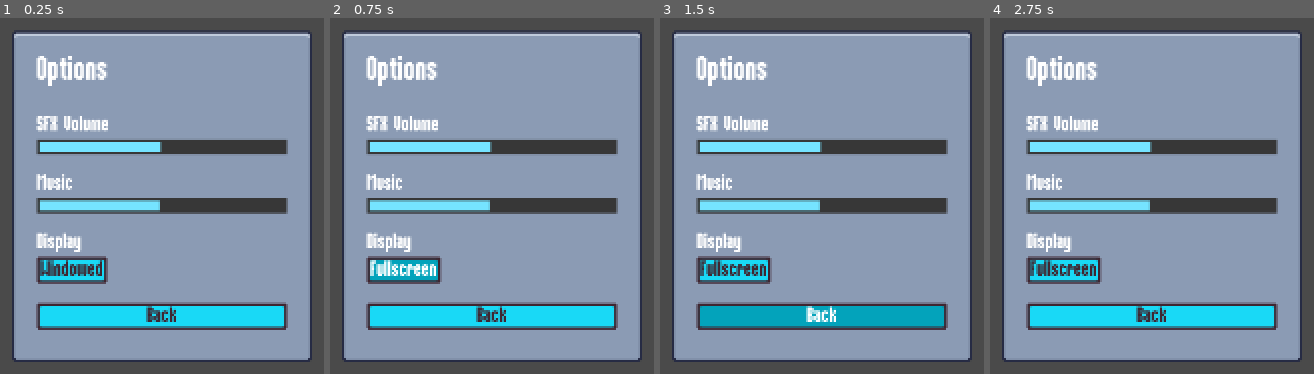
Above: before the commit, frames 1-4 (left to right).
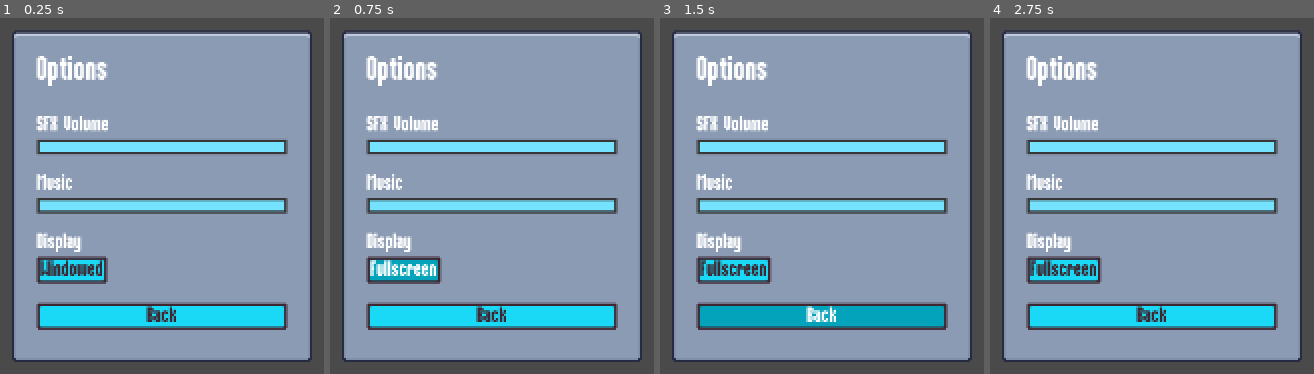
Above: after the commit, the same moments.

Repository: Dutchgoose/Godot-Project-Template
Game: Godot game, scene res://scenes/ui/options_menu.tscn
The game is run twice, just before and just after one commit, with the same random seed, the same clock (stepped at 60 frames per second) and the same inputs. This scene is started directly instead of the project's main scene.
Inputs (mouse positions are in pixels of both pictures, inside the frame that each line leads up to):
- Up to frame 1 (0.25 s): no input
- Up to frame 2 (0.75 s): click "Windowed" at 0.5 s
- Up to frame 3 (1.5 s): click "Back" at 1.25 s
- Up to frame 4 (2.75 s): move the mouse to (outside the picture) at 2.02 s

The runs differ from the first frame. In frame 1, 2.4% of the frame differs, in the area x 49-88%, y 34-55%; in frame 2, 2.4%; in frame 3, 2.4%; in frame 4, 2.4%.

Commit message:
Create a Settings file that persists across user session
Adding a config file that persists user settings configured in the options menu across game sessions

Diff:
--- a/project.godot
+++ b/project.godot
@@ -18,6 +18,7 @@
 [autoload]
 
 MusicPlayer="*res://scenes/autoload/music_player.tscn"
+GameSettings="*res://scripts/game_settings.gd"
 
 [display]
 
--- /dev/null
+++ b/resources/settings/settings.gd
@@ -0,0 +1,18 @@
+extends Resource
+class_name Settings
+
+@export var sfx_volume: float = 1.0
+@export var music_volume: float = 1.0
+@export var window_mode: DisplayServer.WindowMode = DisplayServer.WINDOW_MODE_WINDOWED
+
+
+func set_window_mode(mode: DisplayServer.WindowMode):
+	window_mode = mode
+
+
+func set_bus_volume_percent(bus_name: String, percent: float):
+	match bus_name:
+		"Music":
+			music_volume = percent
+		"SFX":
+			sfx_volume = percent
--- /dev/null
+++ b/resources/settings/settings.tres
@@ -0,0 +1,9 @@
+[gd_resource type="Resource" script_class="Settings" load_steps=2 format=3 uid="uid://c1ldof8qqci2g"]
+
+[ext_resource type="Script" path="res://resources/settings/settings.gd" id="1_mloi4"]
+
+[resource]
+script = ExtResource("1_mloi4")
+sfx_volume = 1.0
+music_volume = 1.0
+window_mode = 0
--- a/scenes/ui/options_menu.gd
+++ b/scenes/ui/options_menu.gd
@@ -15,6 +15,7 @@
 	window_button.pressed.connect(on_window_button_pressed)
 	sfx_slider.value_changed.connect(on_audio_slider_changed.bind("SFX"))
 	music_slider.value_changed.connect(on_audio_slider_changed.bind("Music"))
+
 	update_display()
 
 
@@ -36,16 +37,17 @@
 	var bus_index = AudioServer.get_bus_index(bus_name)
 	var volume_db = linear_to_db(percent)
 	AudioServer.set_bus_volume_db(bus_index, volume_db)
+	GameSettings.write_back_volume_setting(bus_name, percent)
 
 
 func on_window_button_pressed():
 	var mode = DisplayServer.window_get_mode()
-	if mode != DisplayServer.WINDOW_MODE_FULLSCREEN:
-		DisplayServer.window_set_mode(DisplayServer.WINDOW_MODE_FULLSCREEN)
+	if (mode == DisplayServer.WINDOW_MODE_FULLSCREEN):
+		GameSettings.set_window_mode(DisplayServer.WINDOW_MODE_WINDOWED)
 	else:
-		DisplayServer.window_set_flag(DisplayServer.WINDOW_FLAG_BORDERLESS, false)
-		DisplayServer.window_set_mode(DisplayServer.WINDOW_MODE_WINDOWED)
+		GameSettings.set_window_mode(DisplayServer.WINDOW_MODE_FULLSCREEN)
 
+	GameSettings.write_back_display_settings(DisplayServer.window_get_mode())
 	update_display()
 
 
--- /dev/null
+++ b/scripts/game_settings.gd
@@ -0,0 +1,47 @@
+extends Node
+
+var SETTINGS_FILE_PATH = "user://settings.tres"
+
+@export var settings = ResourceLoader.load("res://resources/settings/settings.tres")
+
+
+func _ready():
+	load_settings_file()
+	set_audio_bus("Music", settings.music_volume)
+	set_audio_bus("SFX", settings.sfx_volume)
+	set_window_mode(settings.window_mode)
+
+
+func load_settings_file():
+	if (ResourceLoader.exists(SETTINGS_FILE_PATH)):
+		settings = ResourceLoader.load(SETTINGS_FILE_PATH)
+
+
+func write_settings():
+	ResourceSaver.save(settings, SETTINGS_FILE_PATH)
+
+
+func set_audio_bus(bus_name: String, percent: float):
+	var bus_index = AudioServer.get_bus_index(bus_name)
+	var volume_db = linear_to_db(percent)
+	AudioServer.set_bus_volume_db(bus_index, volume_db)
+
+
+# This is a simple toggle between Fullscreen and Windowed Mode
+# https://docs.godotengine.org/en/stable/classes/class_displayserver.html#class-displayserver-method-window-set-mode
+func set_window_mode(mode: DisplayServer.WindowMode):
+	if mode == DisplayServer.WINDOW_MODE_FULLSCREEN:
+		DisplayServer.window_set_mode(DisplayServer.WINDOW_MODE_FULLSCREEN)
+	else:
+		DisplayServer.window_set_flag(DisplayServer.WINDOW_FLAG_BORDERLESS, false)
+		DisplayServer.window_set_mode(DisplayServer.WINDOW_MODE_WINDOWED)
+
+
+func write_back_volume_setting(bus_name: String, percent: float):
+	settings.set_bus_volume_percent(bus_name, percent)
+	write_settings()
+
+
+func write_back_display_settings(mode: DisplayServer.WindowMode):
+	settings.set_window_mode(mode)
+	write_settings()
Not shown: 1 places in scenes/autoload/music_player.tscn that only renumber resources
